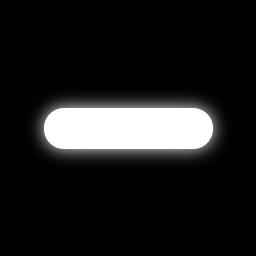
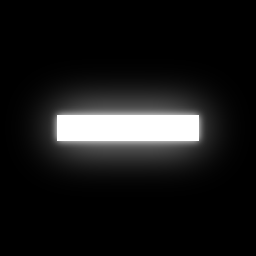
Before/after of a 256 x 256 layered artwork. What changed in the layer stack:
hid "Rectangle arrondi 1 copie" over [22,85,235,172]
removed layer "Rectangle arrondi 1" over [44,108,213,149]
added layer "Calque 2 copie 10" above "Calque 2 copie 6" over [15,67,241,189]
added layer "Calque 2 copie 6" above "Calque 2 copie 5" over [15,67,241,189]
added layer "Calque 2 copie 5" above "Calque 2 copie 4" over [48,106,208,150]
removed layer "Rectangle arrondi 1 copie 5" over [15,67,241,189]
